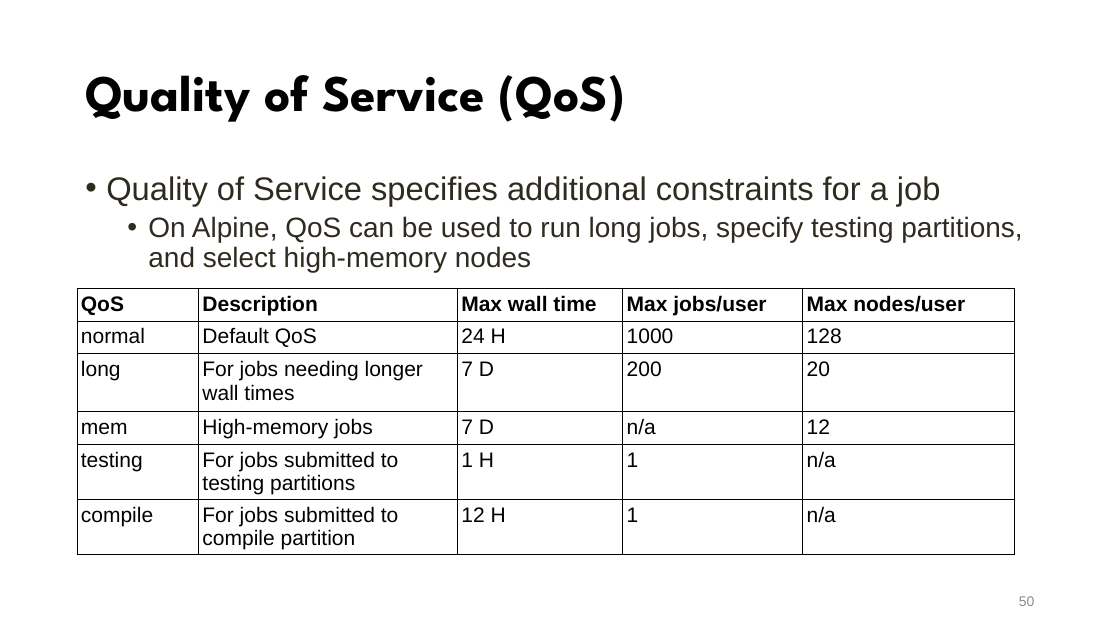
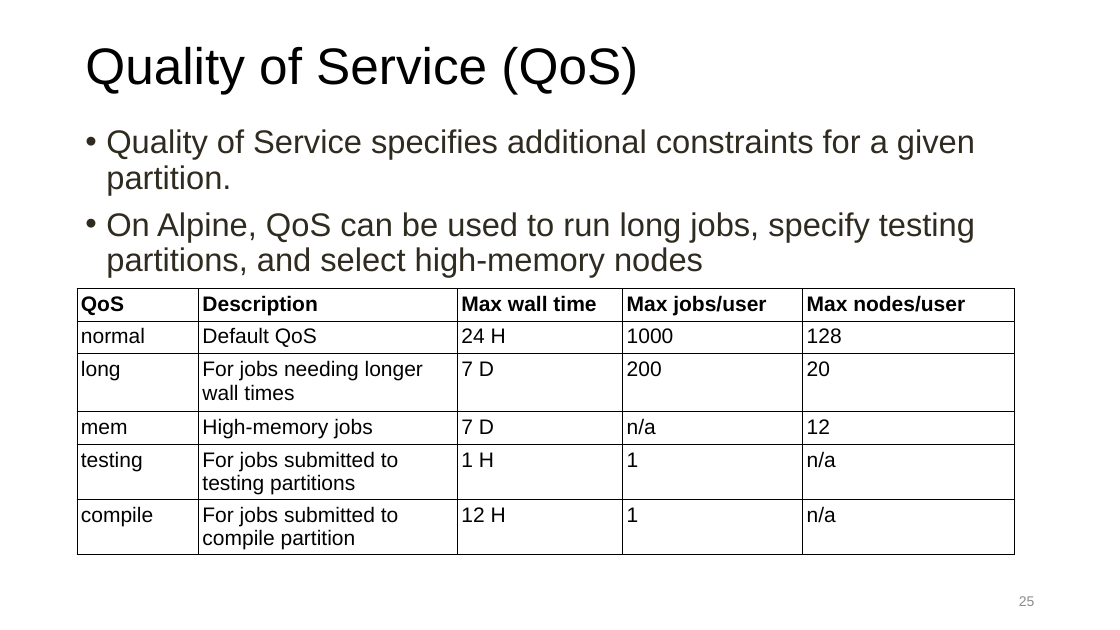
Before and after one commit to ResearchComputing/Getting_Started_With_Research_Computing, a slide deck: slide 25 of Command_Line_And_Job_Scheduling.pptx (slide 50 before the commit). Drawn at 1120x630 pixels with LibreOffice and Linux fonts; fonts in the diff are those of the drawing; background and template pictures are left out. Boxes give left, top, right and bottom in pixels: in the first picture for what was removed or moved away, otherwise in the second. Text is boxed around its words. In the diff, an @@ line names an element or a change of style, - is before the commit and + after.

Commit message:
reorganize content so that it goes from login nodes to the available resources to requesting a job

```diff
--- a/Command_Line_And_Job_Scheduling.pptx
+++ b/Command_Line_And_Job_Scheduling.pptx
@@ title "Quality of Service (QoS)": place and size @@
-title "Quality of Service (QoS)" at bbox=[85, 75, 625, 122]
+title "Quality of Service (QoS)" at bbox=[85, 46, 638, 94]
@@ title "Quality of Service (QoS)" at bbox=[85, 46, 638, 94]: font League Spartan to Arial, bold off @@
@@ text "Quality of Service specifies additional ...": place and size @@
-text "Quality of Service specifies additional ..." at bbox=[106, 176, 1022, 272]
+text "Quality of Service specifies additional ..." at bbox=[106, 129, 975, 277]
@@ text at bbox=[106, 129, 975, 194]: text changed @@
-• Quality of Service specifies additional constraints for a job
+• Quality of Service specifies additional constraints for a given partition.
@@ text at bbox=[106, 212, 975, 277]: size 24 to 28 pt in "On Alpine, QoS can be used to ..."; list level 2 to 1 in "On Alpine, QoS can be ..." @@
@@ page number at bbox=[1019, 596, 1035, 606]: text changed @@
-50
+25
```
Also in this commit, not shown: 20 other slides changed, 11 slides added, 17 slides removed, 1 other file.
